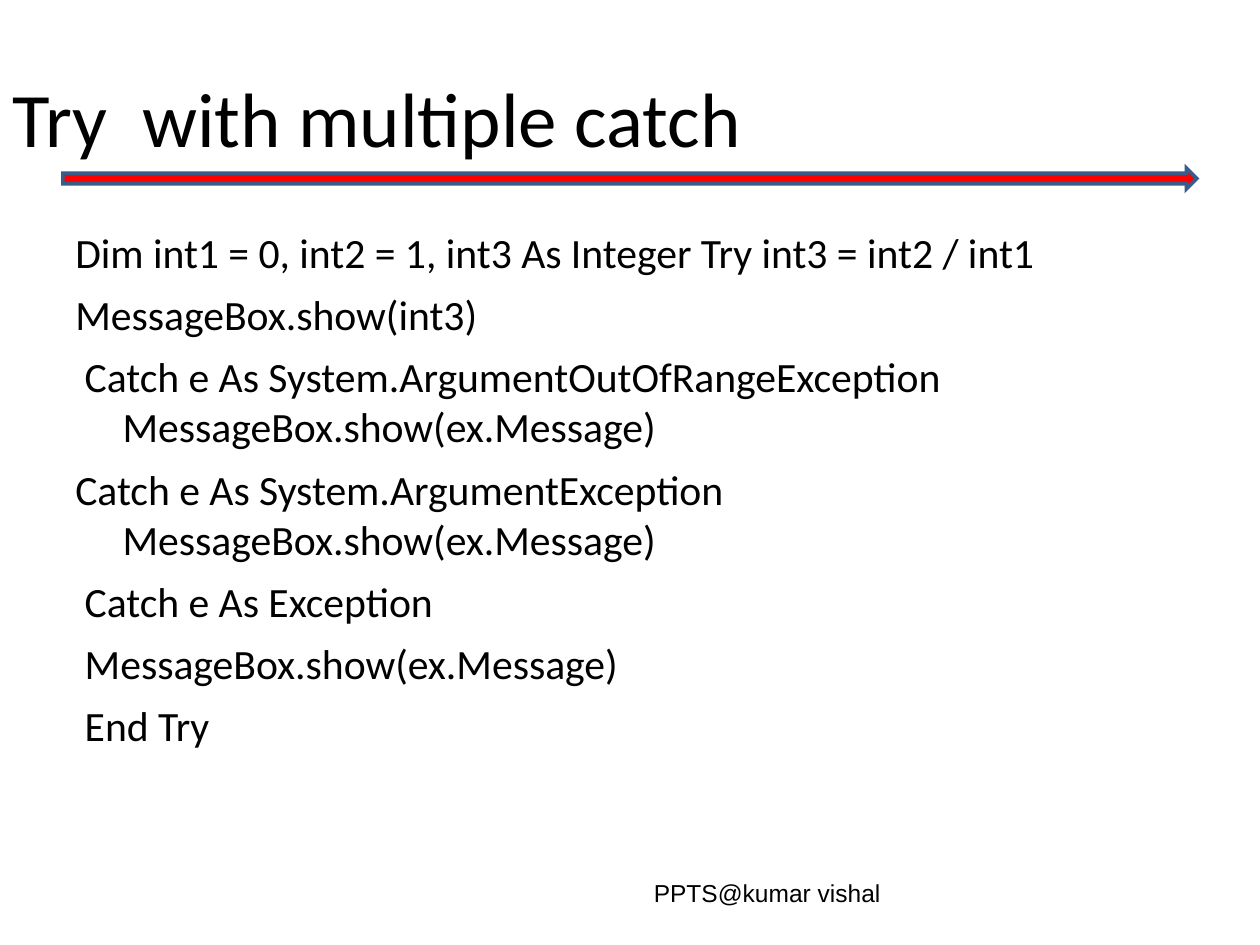
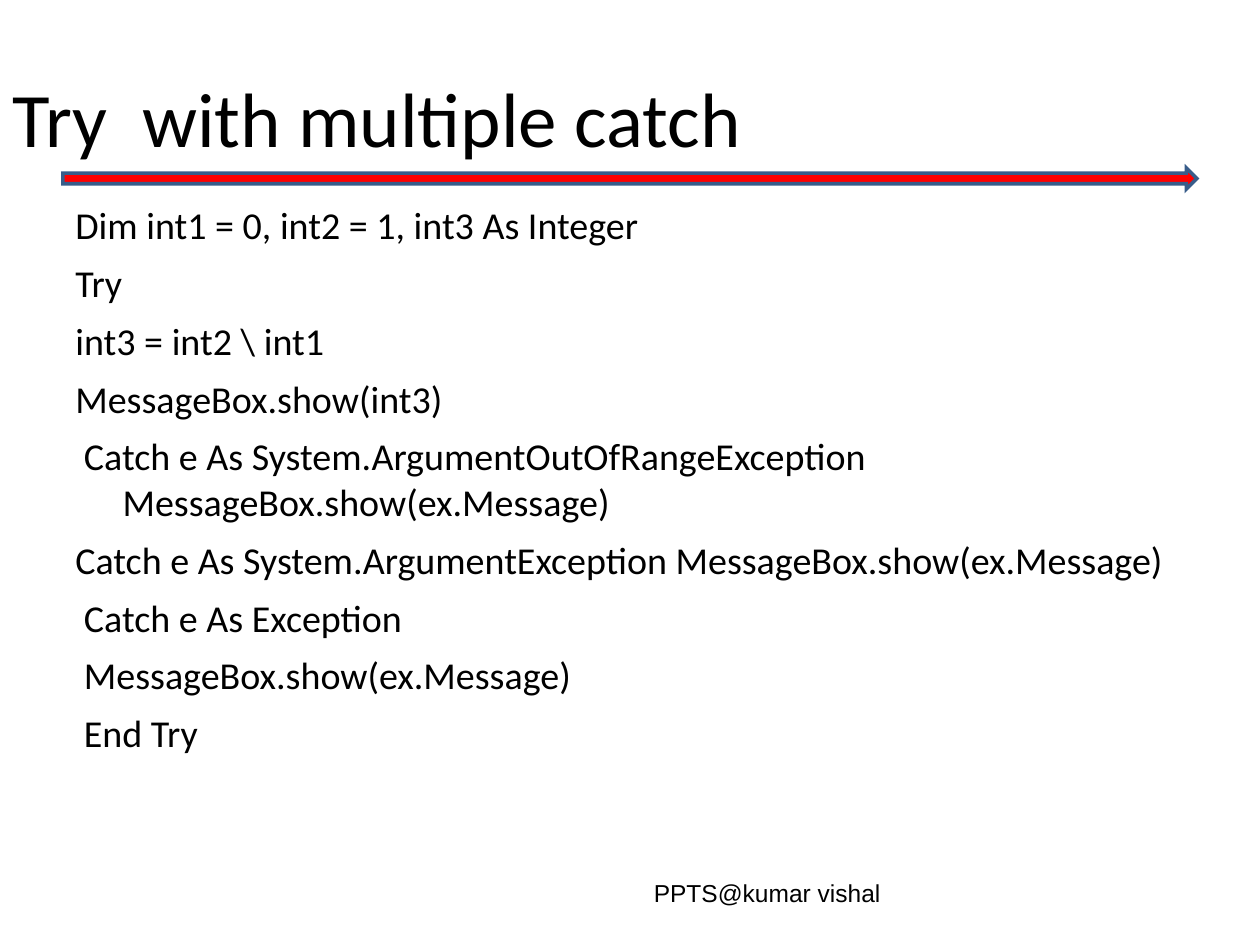
Before and after one commit to vishalamc/visualbasic, a slide deck: slide 10 of Exception handling.ppt (slide 8 before the commit). Drawn at 1260x945 pixels with LibreOffice and Linux fonts; fonts in the diff are those of the drawing; background and template pictures are left out. Boxes give left, top, right and bottom in pixels: in the first picture for what was removed or moved away, otherwise in the second. Text is boxed around its words. In the diff, an @@ line names an element or a change of style, - is before the commit and + after.

```diff
--- a/Exception handling.ppt
+++ b/Exception handling.ppt
@@ text "Dim int1 = 0, int2 ...": place and size @@
-text "Dim int1 = 0, int2 ..." at bbox=[75, 239, 1034, 748]
+text "Dim int1 = 0, int2 ..." at bbox=[75, 213, 1163, 753]
@@ text at bbox=[75, 213, 638, 356]: text changed; size 23.8 to 21.7 pt @@
-Dim int1 = 0, int2 = 1, int3 As Integer Try int3 = int2 / int1
+Dim int1 = 0, int2 = 1, int3 As Integer
+Try
+int3 = int2 \ int1
@@ text at bbox=[75, 385, 1163, 753]: size 23.8 to 21.7 pt in "MessageBox.show(int3)", "Catch e As System.ArgumentOutOfRangeException MessageBox.sho ...", "Catch e As System.ArgumentException MessageBox.show(ex.Messa ...", "Catch e As Exception" and 2 more places @@
```
Also in this commit, not shown: 3 other slides changed, 7 slides added, 1 slide removed, 7 other files.
